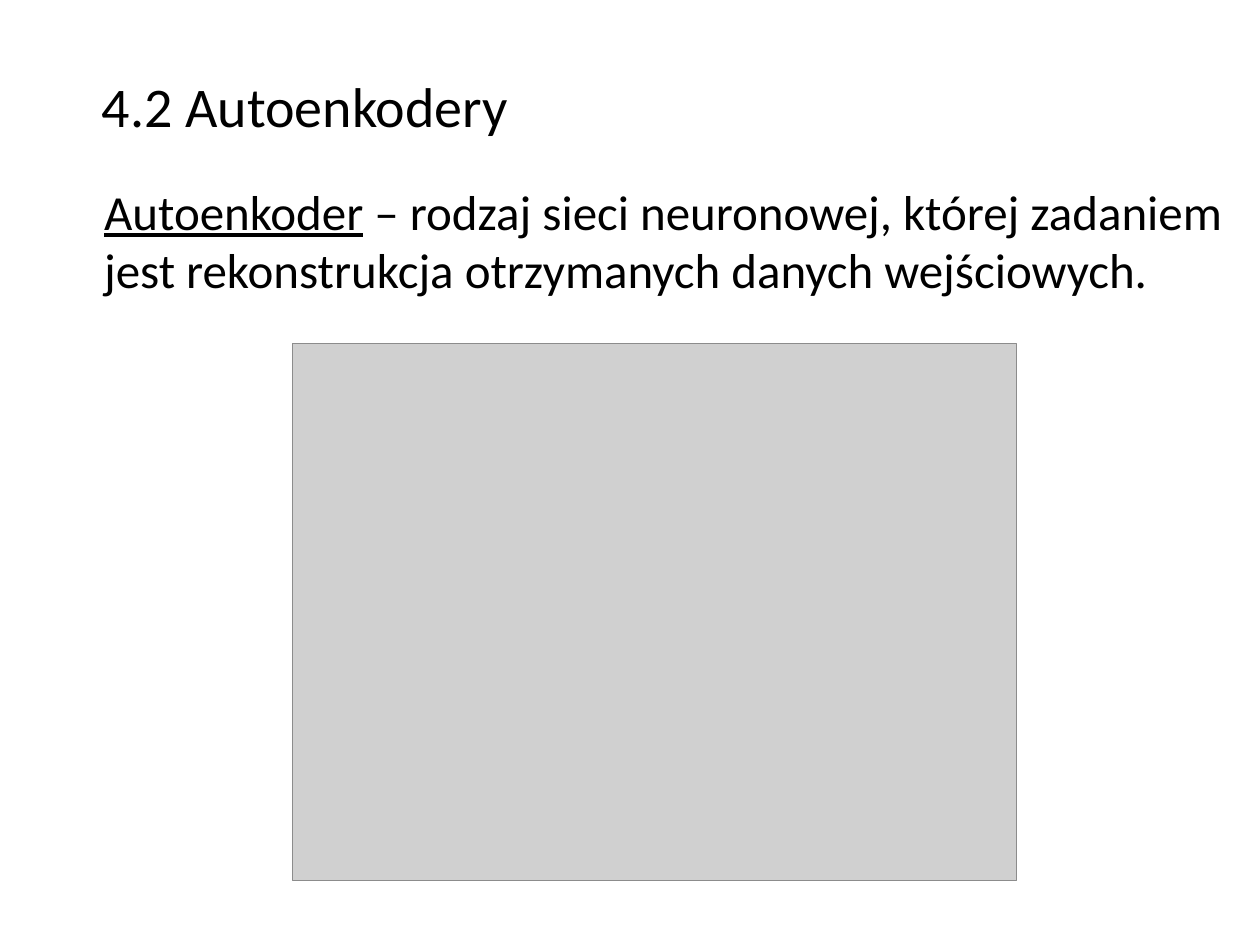
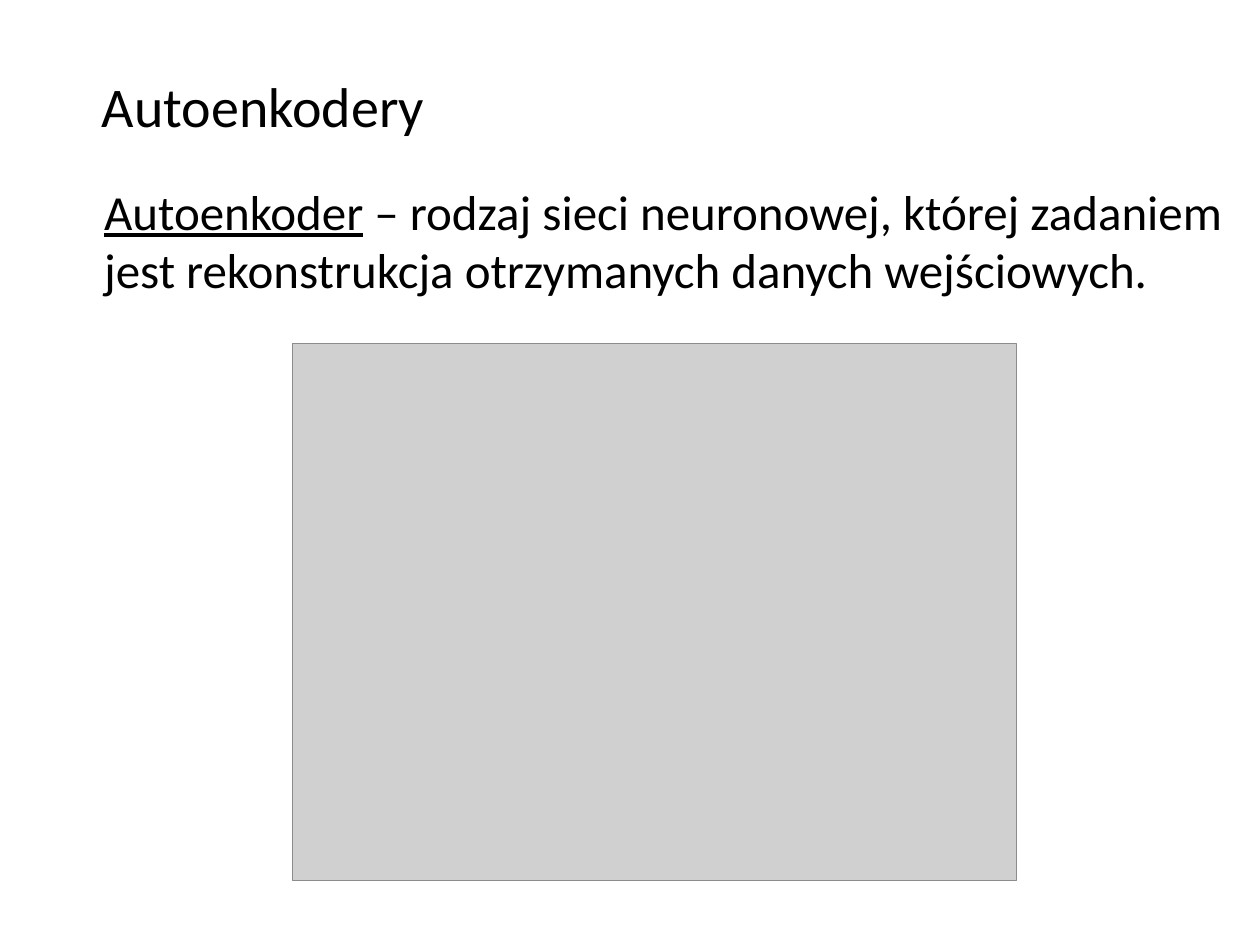
Before and after one commit to r-zareba/praca_inzynierska, a slide deck: slide 11 of 238657_prezentacja.pptx (slide 12 before the commit). Drawn at 1260x945 pixels with LibreOffice and Linux fonts; fonts in the diff are those of the drawing; grey boxes stand for pictures; background and template pictures are left out. Boxes give left, top, right and bottom in pixels: in the first picture for what was removed or moved away, otherwise in the second. Text is boxed around its words. In the diff, an @@ line names an element or a change of style, - is before the commit and + after.

```diff
--- a/238657_prezentacja.pptx
+++ b/238657_prezentacja.pptx
@@ text at (102, 88, 424, 136): text changed @@
-4.2 Autoenkodery
+Autoenkodery
```
Also in this commit, not shown: 6 other slides changed, 3 slides added, 4 slides removed, 1 other file.
